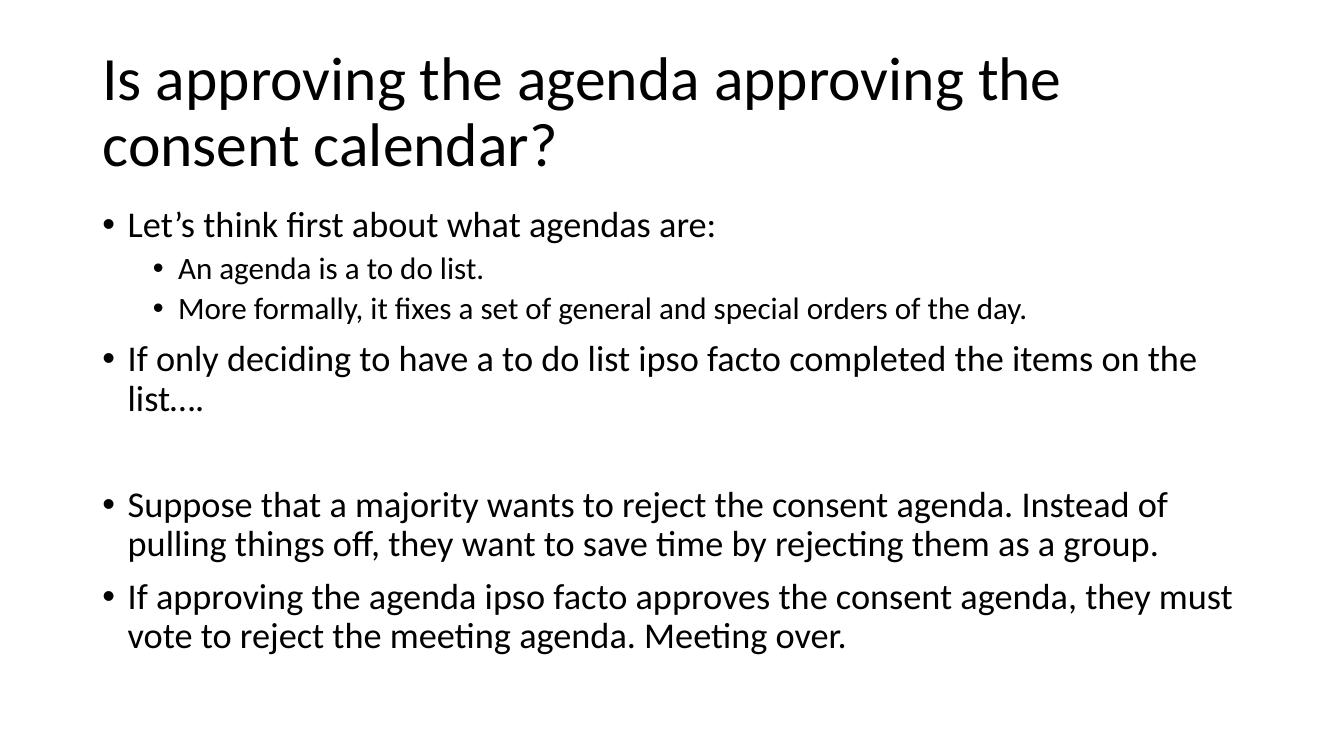
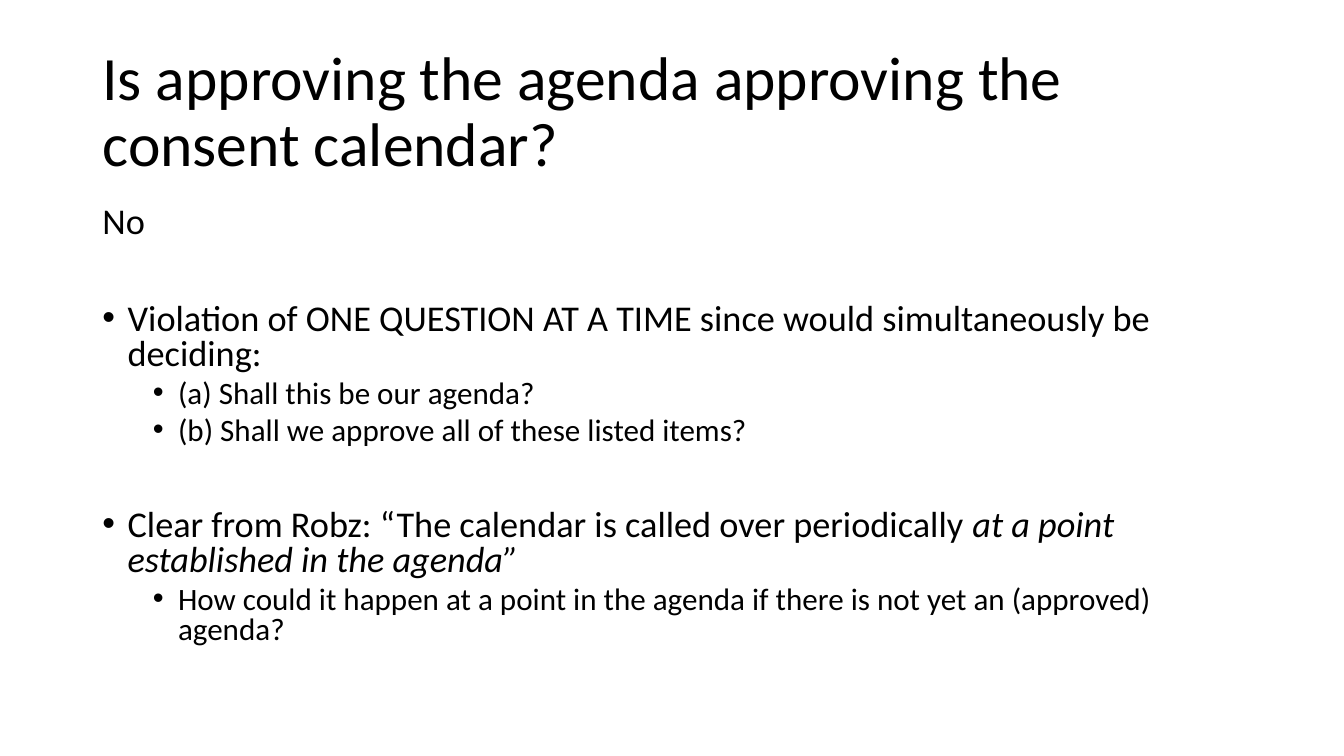
Before and after one commit to AdamSwenson/parliamentary-procedure-explainers, a slide deck: slide 35 of chico-specific/Chico presentation.pptx (slide 36 before the commit). Drawn at 1344x756 pixels with LibreOffice and Linux fonts; fonts in the diff are those of the drawing. Boxes give left, top, right and bottom in pixels: in the first picture for what was removed or moved away, otherwise in the second. Text is boxed around its words. In the diff, an @@ line names an element or a change of style, - is before the commit and + after.

```diff
--- a/chico-specific/Chico presentation.pptx
+++ b/chico-specific/Chico presentation.pptx
@@ text at (102,210,1150,646): text changed @@
-• Let’s think first about what agendas are:
-  • An agenda is a to do list.
-  • More formally, it fixes a set of general and special orders of the day.
-• If only deciding to have a to do list ipso facto completed the items on the list….
-• Suppose that a majority wants to reject the consent agenda. Instead of pulling things off, they want to save time by rejecting them as a group.
-• If approving the agenda ipso facto approves the consent agenda, they must vote to reject the meeting agenda. Meeting over.
+No
+• Violation of ONE QUESTION AT A TIME since would simultaneously be deciding:
+  • (a) Shall this be our agenda?
+  • (b) Shall we approve all of these listed items?
+• Clear from Robz: “The calendar is called over periodically at a point established in the agenda”
+  • How could it happen at a point in the agenda if there is not yet an (approved) agenda?
```
Also in this commit, not shown: 3 other slides changed, 2 slides added, 1 other file.
